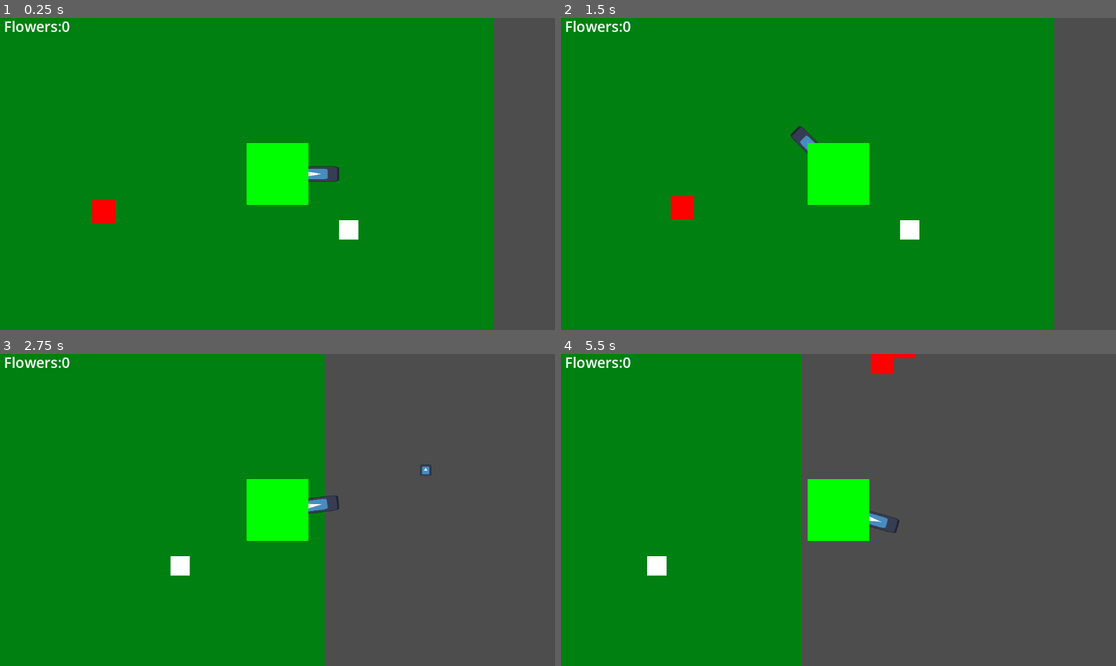
Above: before the commit, frames 1-4 (two rows, left to right).
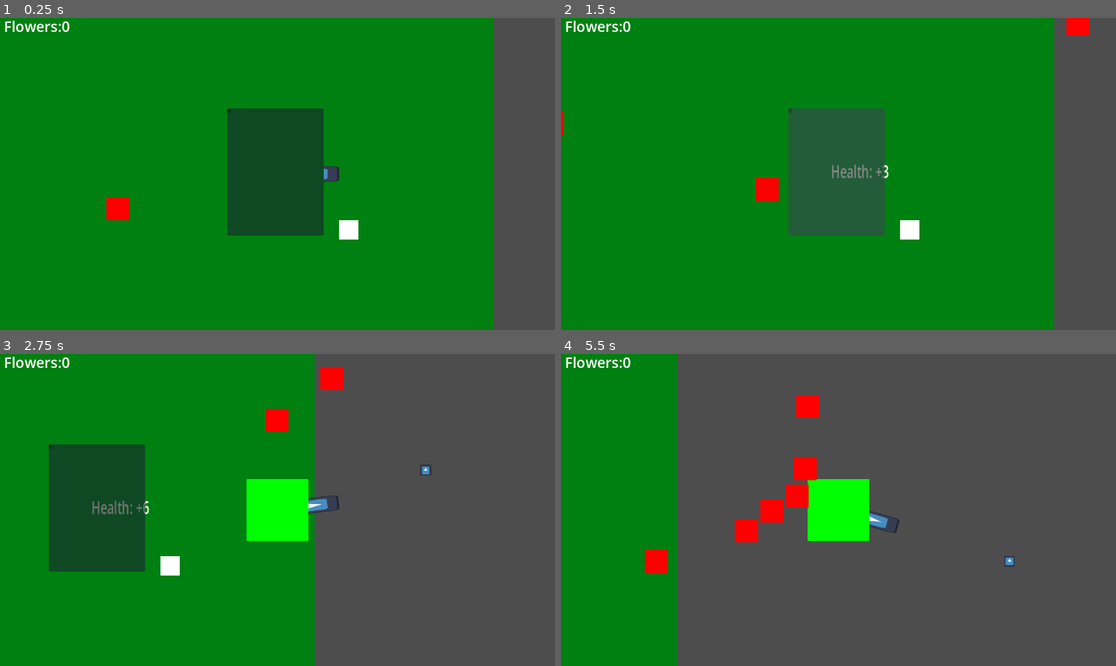
Above: after the commit, the same moments.

Repository: Hobbes-2/Duck-Hunter
Game: Godot game, scene res://Scenes/main.tscn
The game is run twice, just before and just after one commit, with the same random seed, the same clock (stepped at 60 frames per second) and the same inputs. The engine's default icon, where the game draws it, is replaced by a stand-in: a white triangle on a blue panel in a dark square.
Inputs (mouse positions are in pixels of both pictures, inside the frame that each line leads up to):
- Up to frame 1 (0.25 s): no input
- Up to frame 2 (1.5 s): click (788, 111) at 0.52 s; click (838, 170) at 1.27 s
- Up to frame 3 (2.75 s): move the mouse to (399, 494) at 2.02 s; hold D (Right) from 2.03 s (still down); tap Space (Shoot) at 2.1 s
- Up to frame 4 (5.5 s): move the mouse to (727, 525) at 2.77 s; release D (Right) at 2.78 s; hold S (Down) 2.78-3.53 s; tap Space (Shoot) every 0.75 s from 2.85 to 5.1 s; move the mouse to (894, 441) at 3.52 s; hold D (Right) 3.53-4.28 s; move the mouse to (810, 572) at 4.27 s; hold W (Up) 4.28-5.03 s; move the mouse to (1005, 556) at 5.02 s; hold A (Left) from 5.03 s (still down)

The runs differ from the first frame. In frame 1, 7.5% of the frame differs, in the area x 16-59%, y 28-70%; in frame 2, 8.0%; in frame 3, 9.7%; in frame 4, 24%, in the area x 15-82%, y 0-100%.

Commit message:
more card logic

Diff:
--- a/Scenes/bullet.tscn
+++ b/Scenes/bullet.tscn
@@ -24,3 +24,9 @@
 
 [node name="CollisionShape2D" type="CollisionShape2D" parent="." unique_id=1987506815]
 shape = SubResource("RectangleShape2D_oduel")
+
+[node name="Lifespan" type="Timer" parent="." unique_id=531144988]
+wait_time = 7.0
+
+[connection signal="body_entered" from="Area2D" to="." method="_on_area_2d_body_entered"]
+[connection signal="timeout" from="Lifespan" to="." method="_on_lifespan_timeout"]
--- a/Scenes/card.tscn
+++ b/Scenes/card.tscn
@@ -1,11 +1,10 @@
 [gd_scene format=3 uid="uid://bmyubm8d35e0q"]
 
-[ext_resource type="Script" uid="uid://dujw7ixht2ovr" path="res://scripts/card.gd" id="1_wf8id"]
+[ext_resource type="Script" uid="uid://dujw7ixht2ovr" path="res://Scripts/card.gd" id="1_wf8id"]
 [ext_resource type="Texture2D" uid="uid://cvqcw55q2hwqa" path="res://icon.svg" id="2_brehn"]
 
 [node name="Card" type="CharacterBody2D" unique_id=1710167673]
 script = ExtResource("1_wf8id")
-speedmod = 10
 
 [node name="Icon" type="Sprite2D" parent="." unique_id=342993071]
 position = Vector2(0, -1.9073486e-06)
@@ -28,6 +27,11 @@
 offset_bottom = 115.19292
 theme_override_font_sizes/font_size = 30
 
+[node name="DamageButton" type="Button" parent="Icon/DamageCard" unique_id=417953724]
+layout_mode = 0
+offset_right = 8.0
+offset_bottom = 8.0
+
 [node name="HealthCard" type="ColorRect" parent="Icon" unique_id=80024378]
 visible = false
 offset_left = -127.387566
@@ -43,6 +47,11 @@
 offset_right = 147.78949
 offset_bottom = 108.60771
 theme_override_font_sizes/font_size = 30
+
+[node name="HealthButton" type="Button" parent="Icon/HealthCard" unique_id=1338339701]
+layout_mode = 0
+offset_right = 8.0
+offset_bottom = 8.0
 
 [node name="FirerateCard" type="ColorRect" parent="Icon" unique_id=1921239691]
 visible = false
@@ -60,6 +69,11 @@
 offset_bottom = 140.77814
 theme_override_font_sizes/font_size = 30
 
+[node name="FirerateButton" type="Button" parent="Icon/FirerateCard" unique_id=1375403630]
+layout_mode = 0
+offset_right = 8.0
+offset_bottom = 8.0
+
 [node name="SpeedCard" type="ColorRect" parent="Icon" unique_id=754983596]
 offset_left = -127.387566
 offset_top = -111.948555
@@ -75,10 +89,19 @@
 offset_bottom = 115.19292
 theme_override_font_sizes/font_size = 30
 
+[node name="SpeedButton" type="Button" parent="Icon/SpeedCard" unique_id=836543852]
+layout_mode = 0
+offset_right = 8.0
+offset_bottom = 8.0
+
 [node name="Button" type="Button" parent="." unique_id=822720584]
 offset_left = -104.0
 offset_top = -136.0
 offset_right = 96.0
 offset_bottom = 128.0
 
+[connection signal="pressed" from="Icon/DamageCard/DamageButton" to="." method="_on_damage_button_pressed"]
+[connection signal="pressed" from="Icon/HealthCard/HealthButton" to="." method="_on_health_button_pressed"]
+[connection signal="pressed" from="Icon/FirerateCard/FirerateButton" to="." method="_on_firerate_button_pressed"]
+[connection signal="pressed" from="Icon/SpeedCard/SpeedButton" to="." method="_on_speed_button_pressed"]
 [connection signal="pressed" from="Button" to="." method="_on_button_pressed"]
--- a/Scenes/enemy_1.tscn
+++ b/Scenes/enemy_1.tscn
@@ -8,7 +8,7 @@
 [sub_resource type="RectangleShape2D" id="RectangleShape2D_0a874"]
 size = Vector2(64, 64)
 
-[node name="Enemy1" type="CharacterBody2D" unique_id=792112215]
+[node name="Enemy1" type="CharacterBody2D" unique_id=792112215 groups=["Enemy"]]
 collision_mask = 2
 script = ExtResource("1_jwqgc")
 
--- a/Scenes/main.tscn
+++ b/Scenes/main.tscn
@@ -4,6 +4,7 @@
 [ext_resource type="Script" uid="uid://cwfu7i823c6cc" path="res://Scripts/main.gd" id="1_jjvhh"]
 [ext_resource type="PackedScene" uid="uid://c1p7ya5t3acqq" path="res://Scenes/enemy_1.tscn" id="2_bo1nx"]
 [ext_resource type="PackedScene" uid="uid://cik8q1r57271o" path="res://Scenes/spawner.tscn" id="3_8gbba"]
+[ext_resource type="PackedScene" uid="uid://bmyubm8d35e0q" path="res://Scenes/card.tscn" id="5_kry3j"]
 
 [node name="Main" type="Node2D" unique_id=1523394194]
 script = ExtResource("1_jjvhh")
@@ -32,9 +33,16 @@
 [node name="Spawner" parent="." unique_id=854759600 node_paths=PackedStringArray("player") instance=ExtResource("3_8gbba")]
 position = Vector2(-408, -72)
 enemiesToSpawn = 10
+rate = 1.0
 player = NodePath("../Player")
 
 [node name="Spawner2" parent="." unique_id=4819496 node_paths=PackedStringArray("player") instance=ExtResource("3_8gbba")]
 position = Vector2(344, -216)
 enemiesToSpawn = 10
+rate = 1.0
 player = NodePath("../Player")
+
+[node name="Card" parent="." unique_id=1710167673 instance=ExtResource("5_kry3j")]
+damagemod = 10
+fireratemod = 10
+healthmod = 10
--- a/Scenes/player.tscn
+++ b/Scenes/player.tscn
@@ -1,6 +1,6 @@
 [gd_scene format=3 uid="uid://dnkiqygyk4xd4"]
 
-[ext_resource type="Script" uid="uid://depcrx6i8swcl" path="res://scripts/player.gd" id="1_cvnsp"]
+[ext_resource type="Script" uid="uid://depcrx6i8swcl" path="res://Scripts/player.gd" id="1_cvnsp"]
 [ext_resource type="Texture2D" uid="uid://cvqcw55q2hwqa" path="res://icon.svg" id="1_v0iea"]
 
 [sub_resource type="RectangleShape2D" id="RectangleShape2D_cvnsp"]
@@ -40,3 +40,7 @@
 offset_right = -248.0
 offset_bottom = -216.0
 theme_override_font_sizes/font_size = 30
+
+[node name="RoundLabel" type="Label" parent="Camera2D" unique_id=676500963]
+offset_right = 40.0
+offset_bottom = 23.0
--- a/Scripts/MainGlobal.gd
+++ b/Scripts/MainGlobal.gd
@@ -9,3 +9,23 @@
 
 
 var round = 1
+
+var round_over : bool = false
+
+var BASEhealth = 5
+var BASEspeed = 500
+var BASEdamage = 2
+var BASEfire_rate = 2
+var BASEflowers = 0
+
+
+var BASEround = 1
+
+func reset():
+	health = BASEhealth
+	speed = BASEspeed
+	damage = BASEdamage
+	fire_rate = BASEfire_rate
+	flowers = BASEflowers
+	round = BASEround
+	round_over = false
--- a/Scripts/bullet.gd
+++ b/Scripts/bullet.gd
@@ -3,8 +3,21 @@
 var speed = 800
 var pos
 var dir
+
+var numberEntered = 0
+var maxNum = 4
 func _physics_process(delta: float) -> void:
 	velocity = dir * speed
 	print(velocity)
 
 	move_and_slide()
+
+	if numberEntered >= maxNum:
+		queue_free()
+
+func _on_area_2d_body_entered(body: Node2D) -> void:
+	numberEntered += 1
+
+
+func _on_lifespan_timeout() -> void:
+	queue_free()
--- a/Scripts/card.gd
+++ b/Scripts/card.gd
@@ -34,17 +34,31 @@
 func _on_button_pressed() -> void:
 	if card == "DamageCard":
 		damagemod = randi_range(1, 10)
-		MainGlobal.damage += damagemod
-		damage_card.get_child(0).text = "Damage: +" + str(damagemod)
+		damage_card.get_child(0).text = "Damage: +" + str(damagemod + MainGlobal.round)
 	elif card == "HealthCard":
 		healthmod = randi_range(1, 10)
-		MainGlobal.health += healthmod
-		health_card.get_child(0).text = "Health: +" + str(healthmod)
+		health_card.get_child(0).text = "Health: +" + str(healthmod + MainGlobal.round)
 	elif card == "FirerateCard":
 		fireratemod = randi_range(1, 10)
-		MainGlobal.fire_rate += fireratemod
-		firerate_card.get_child(0).text = "Firerate: +" + str(fireratemod)
+		firerate_card.get_child(0).text = "Firerate: +" + str(fireratemod + MainGlobal.round)
 	elif card == "SpeedCard":
 		speedmod = randi_range(1, 10)
-		MainGlobal.speed += speedmod
-		speed_card.get_child(0).text = "Speed: +" + str(speedmod)
+		speed_card.get_child(0).text = "Speed: +" + str(speedmod + MainGlobal.round)
+
+
+func _on_damage_button_pressed() -> void:
+	MainGlobal.damage += damagemod + MainGlobal.round
+	MainGlobal.round_over = false
+
+func _on_health_button_pressed() -> void:
+	MainGlobal.health += healthmod + MainGlobal.round
+	MainGlobal.round_over = false
+
+func _on_firerate_button_pressed() -> void:
+	MainGlobal.fire_rate += fireratemod + MainGlobal.round
+	MainGlobal.round_over = false
+
+
+func _on_speed_button_pressed() -> void:
+	MainGlobal.speed += speedmod + MainGlobal.round
+	MainGlobal.round_over = false
--- a/Scripts/enemy_1.gd
+++ b/Scripts/enemy_1.gd
@@ -2,7 +2,7 @@
 
 @export var player : PlayerController
 
-const speed = 30.0
+const speed = 150.0
 
 @onready var nav: NavigationAgent2D = $Nav
 var label
@@ -27,7 +27,7 @@
 
 	label.text = "Flowers:" + str(MainGlobal.flowers)
 
-
 func _on_hitbox_body_entered(body):
+	if !body.is_in_group("Enemy"):
 		health -= 1
 		#body.queue_free()
--- a/Scripts/main.gd
+++ b/Scripts/main.gd
@@ -13,3 +13,4 @@
 func _process(delta: float) -> void:
 	if totalEnemies <= 0:
 		MainGlobal.round += 1
+		MainGlobal.round_over = true
--- a/Scripts/spawner.gd
+++ b/Scripts/spawner.gd
@@ -2,6 +2,7 @@
 class_name Spawner
 
 @export var enemiesToSpawn : int
+@export var rate : float
 @export var player : PlayerController
 var enemy = preload("res://Scenes/enemy_1.tscn")
 
@@ -13,7 +14,7 @@
 		currEnemy.global_position = global_position
 		currEnemy.player = player
 		add_child(currEnemy)
-		await get_tree().create_timer(2.0).timeout
+		await get_tree().create_timer(rate).timeout
 
 
 # Called every frame. 'delta' is the elapsed time since the previous frame.
